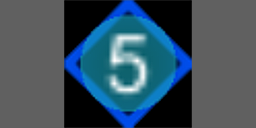
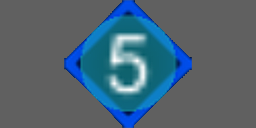
Two versions of the same layered image (256x128). Layer-by-layer changes:
painted on "Pasted Layer" over [64, 0, 192, 128]
